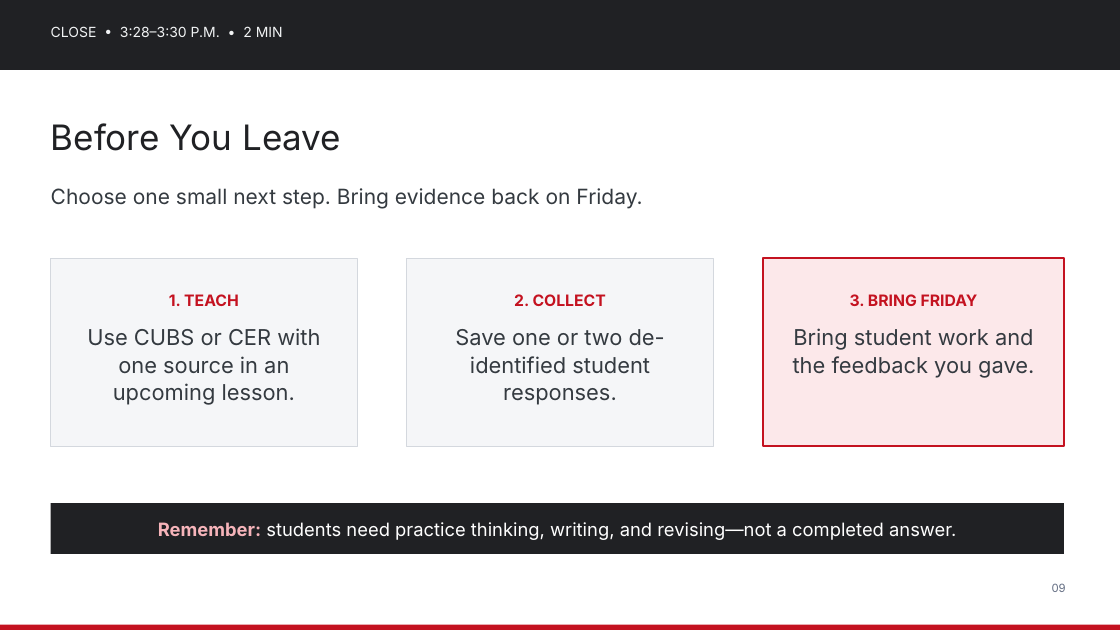
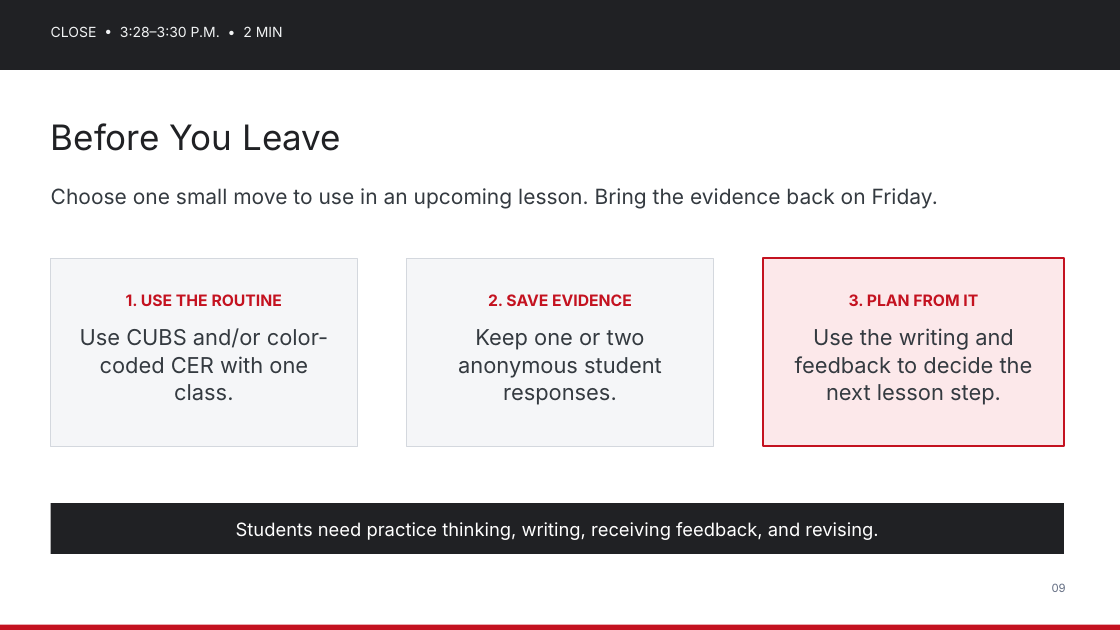
Before and after one commit to nbhs-science/nbhs-science, a slide deck: slide 9 of assets/plc/2026-10-28_Science_Department_PD_Strengthening_Science_Literacy.pptx. Drawn at 1120x630 pixels with LibreOffice and Linux fonts; fonts in the diff are those of the drawing. Boxes give left, top, right and bottom in pixels: in the first picture for what was removed or moved away, otherwise in the second. Text is boxed around its words. In the diff, an @@ line names an element or a change of style, - is before the commit and + after.

Commit message:
Refine Oct. 28 PD slides
Simplify all slides, add clearer teacher-facing wording, and retain the correct CER color key.

```diff
--- a/assets/plc/2026-10-28_Science_Department_PD_Strengthening_Science_Literacy.pptx
+++ b/assets/plc/2026-10-28_Science_Department_PD_Strengthening_Science_Literacy.pptx
@@ text at [51,188,938,209]: text changed @@
-Choose one small next step. Bring evidence back on Friday.
+Choose one small move to use in an upcoming lesson. Bring the evidence back on Friday.
@@ text at [80,294,328,401]: text changed @@
-1. TEACH
-Use CUBS or CER with one source in an upcoming lesson.
+1. USE THE ROUTINE
+Use CUBS and/or color-coded CER with one class.
@@ text at [458,294,662,405]: text changed @@
-2. COLLECT
-Save one or two de-identified student responses.
+2. SAVE EVIDENCE
+Keep one or two anonymous student responses.
@@ text at [795,294,1033,405]: text changed @@
-3. BRING FRIDAY
-Bring student work and the feedback you gave.
+3. PLAN FROM IT
+Use the writing and feedback to decide the next lesson step.
@@ text at [236,522,878,540]: text changed @@
-Remember: students need practice thinking, writing, and revising—not a completed answer.
+Students need practice thinking, writing, receiving feedback, and revising.
```
Also in this commit, not shown: 8 other slides changed.
